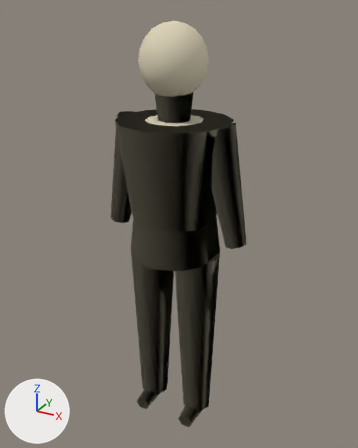
What one commit did to the glTF model assets/models/mummy.gltf.
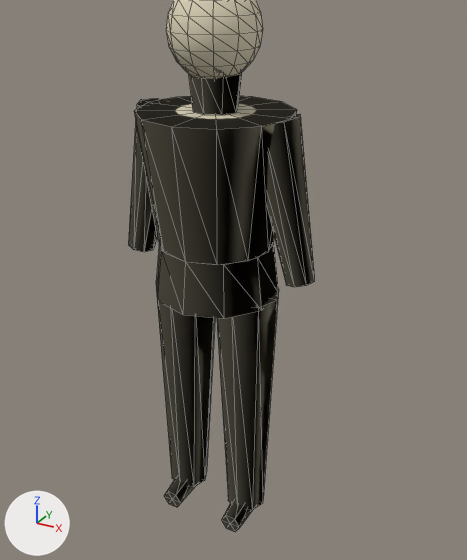
The first picture shows the older version from a 50 mm camera at (1.042, -1.853, 2.004) aimed at (-0.001, 0.043, 1.057). The close-ups show the older and then the newer version on the part from 5% to 100% of the width and 9% to 100% of the height of that picture. Only the edits that show in the close-ups are written down. The lights are fixed; the arrows at lower left show +X, +Y and +Z. The close-ups show mesh edges as thin lines. Vertices at exactly the same position are counted once.
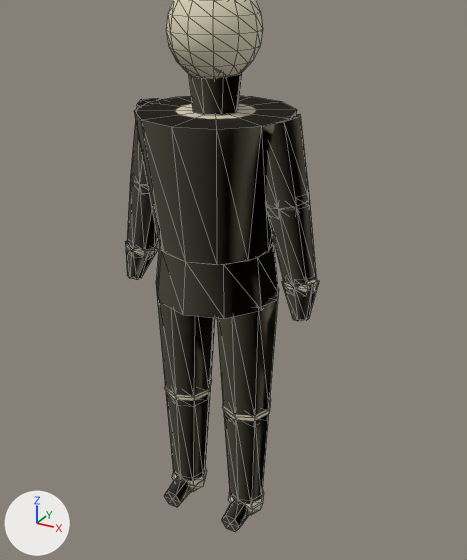
What differs and where, as boxes (x1, y1, x2, y2) in the close-ups (467 x 560 px):
'Mesh_0', reshaped
    before: (128, 0, 314, 532)
    after: (125, 0, 319, 532)
part 1 of me_mesh_0, added (mostly hidden)
    after: (164, 380, 212, 401)
part 2 of me_mesh_0, added (mostly hidden)
    after: (222, 399, 271, 421)
part 3 of me_mesh_0, added
    after: (126, 243, 157, 257)
part 4 of me_mesh_0, added
    after: (283, 277, 317, 293)
part 5 of me_mesh_0, added
    after: (172, 468, 206, 493)
part 6 of me_mesh_0, added
    after: (228, 489, 264, 516)
part 7 of me_mesh_0, built on
    before: (128, 105, 157, 252)
    after: (125, 105, 158, 280)
part 8 of me_mesh_0, built on
    before: (267, 120, 314, 287)
    after: (266, 117, 319, 321)
part 9 of me_mesh_0, cut back
    before: (156, 288, 278, 510)
    after: (156, 288, 278, 504)

What the commit changed:
me_mesh_0 is used by ob_mesh_0; location (0.0, 0.0, 0.0).
me_mesh_0 had 325 vertices, 548 faces and spanned x -0.36..0.36, y -0.25..0.25, z 0.0..1.95.
me_mesh_0 now has 843 vertices, 1428 faces and spans x -0.37..0.37, y -0.25..0.25, z -0.01..1.95.
me_mesh_0 part 1: a new loose piece of 55 vertices spanning x -0.22..-0.03, y -0.09..0.09, z 0.41..0.59, in mat_material_0 (beige #ddd3b8).
me_mesh_0 part 2: a new loose piece of 55 vertices spanning x 0.03..0.22, y -0.09..0.09, z 0.41..0.59, in mat_material_0 (beige #ddd3b8).
me_mesh_0 part 3: a new loose piece of 54 vertices spanning x -0.37..-0.25, y -0.06..0.06, z 0.98..1.1, in mat_material_0 (beige #ddd3b8).
me_mesh_0 part 4: a new loose piece of 54 vertices spanning x 0.25..0.37, y -0.06..0.06, z 0.98..1.1, in mat_material_0 (beige #ddd3b8).
me_mesh_0 part 5: a new loose piece of 54 vertices spanning x -0.2..-0.06, y -0.07..0.07, z -0.01..0.13, in mat_material_0 (beige #ddd3b8).
me_mesh_0 part 6: a new loose piece of 54 vertices spanning x 0.06..0.2, y -0.07..0.07, z -0.01..0.13, in mat_material_0 (beige #ddd3b8).
me_mesh_0 part 7: 6 vertices removed from x -0.34..-0.28, y -0.05..0.05, z 1.03..1.05; 86 vertices added at x -0.36..-0.18, y -0.07..0.07, z 0.91..1.37.
me_mesh_0 part 8: 6 vertices removed from x 0.28..0.34, y -0.05..0.05, z 1.03..1.05; 86 vertices added at x 0.18..0.36, y -0.07..0.07, z 0.91..1.37.
me_mesh_0 part 9: 10 vertices moved within x -0.2..0.2, y -0.07..0.07, z 0.06; 32 vertices added at x -0.21..0.21, y -0.09..0.09, z 0.5.
